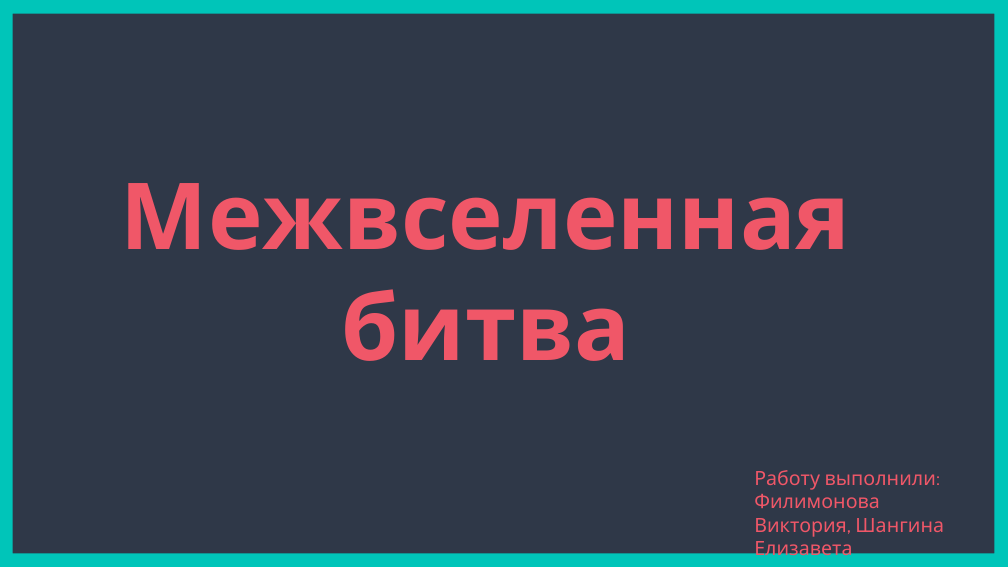
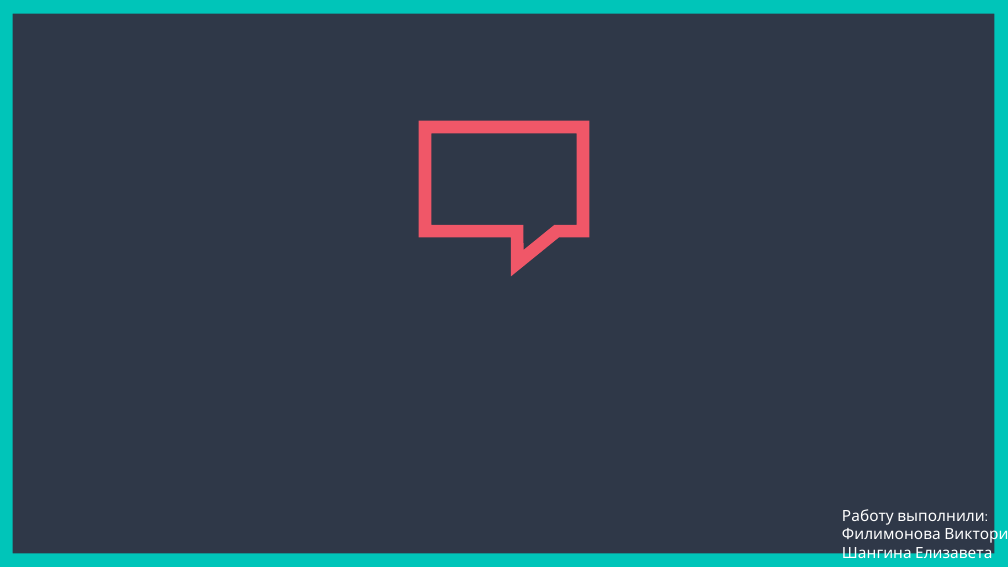
Before and after one commit to ElizavetaShangina/PROJECT, a slide deck: slide 1 of project_files/pygame презентация.pptx. Drawn at 1008x567 pixels with LibreOffice and Linux fonts; fonts in the diff are those of the drawing; background and template pictures are left out. Boxes give left, top, right and bottom in pixels: in the first picture for what was removed or moved away, otherwise in the second. Text is boxed around its words. In the diff, an @@ line names an element or a change of style, - is before the commit and + after.

Commit message:
доработка презентации

```diff
--- a/project_files/pygame презентация.pptx
+++ b/project_files/pygame презентация.pptx
@@ rectangle removed at [237,72,744,275] @@
@@ speech box added at [425,127,584,231], outline #F05768 9 pt @@
@@ title removed at [121,183,851,361] @@
-Межвселенная битва
@@ text "Работу выполнили:": place and size @@
-text "Работу выполнили:" at [754,470,944,562]
+text "Работу выполнили:" at [842,509,992,563]
@@ text "Работу выполнили:" at [842,509,992,563]: size 14 to 11 pt, text colour #F05768 to #FFFFFF @@
```
